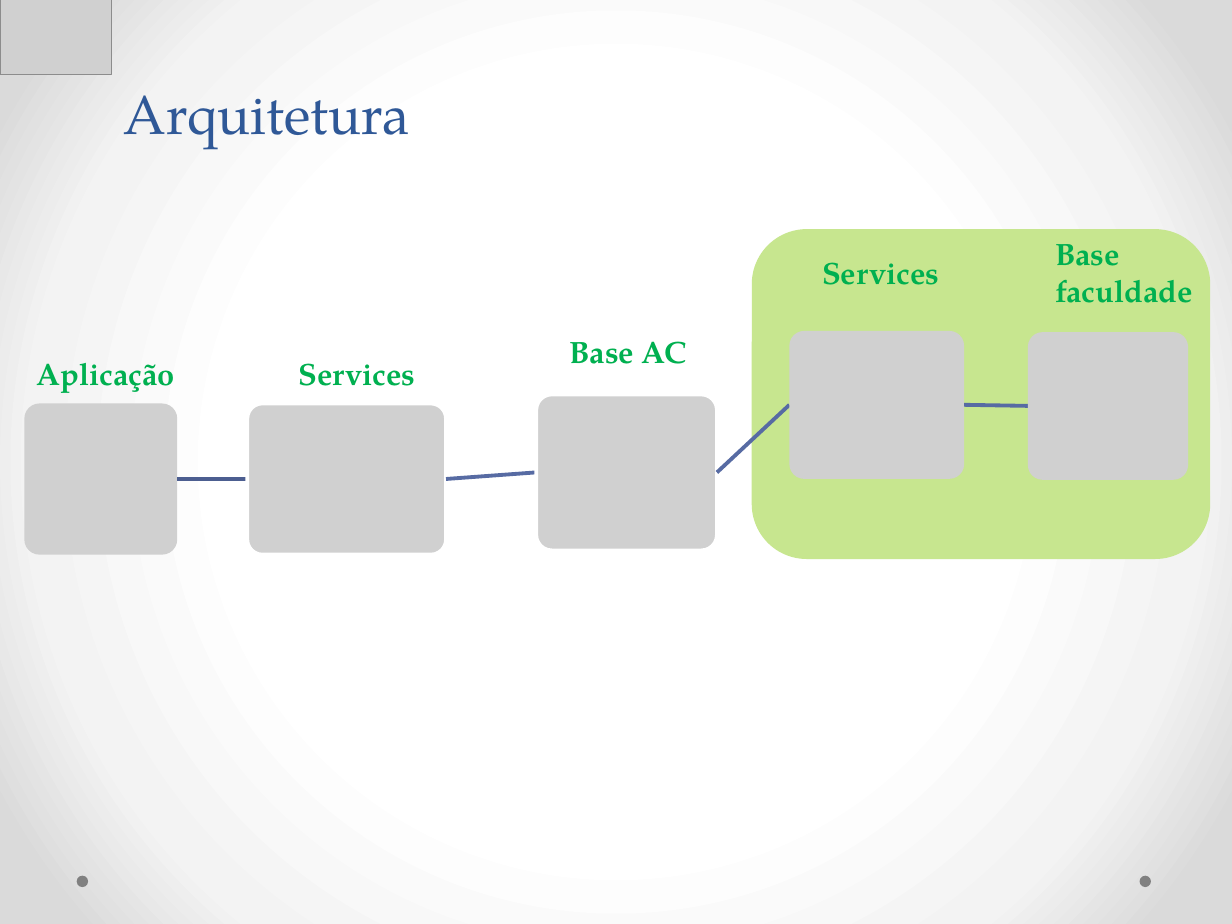
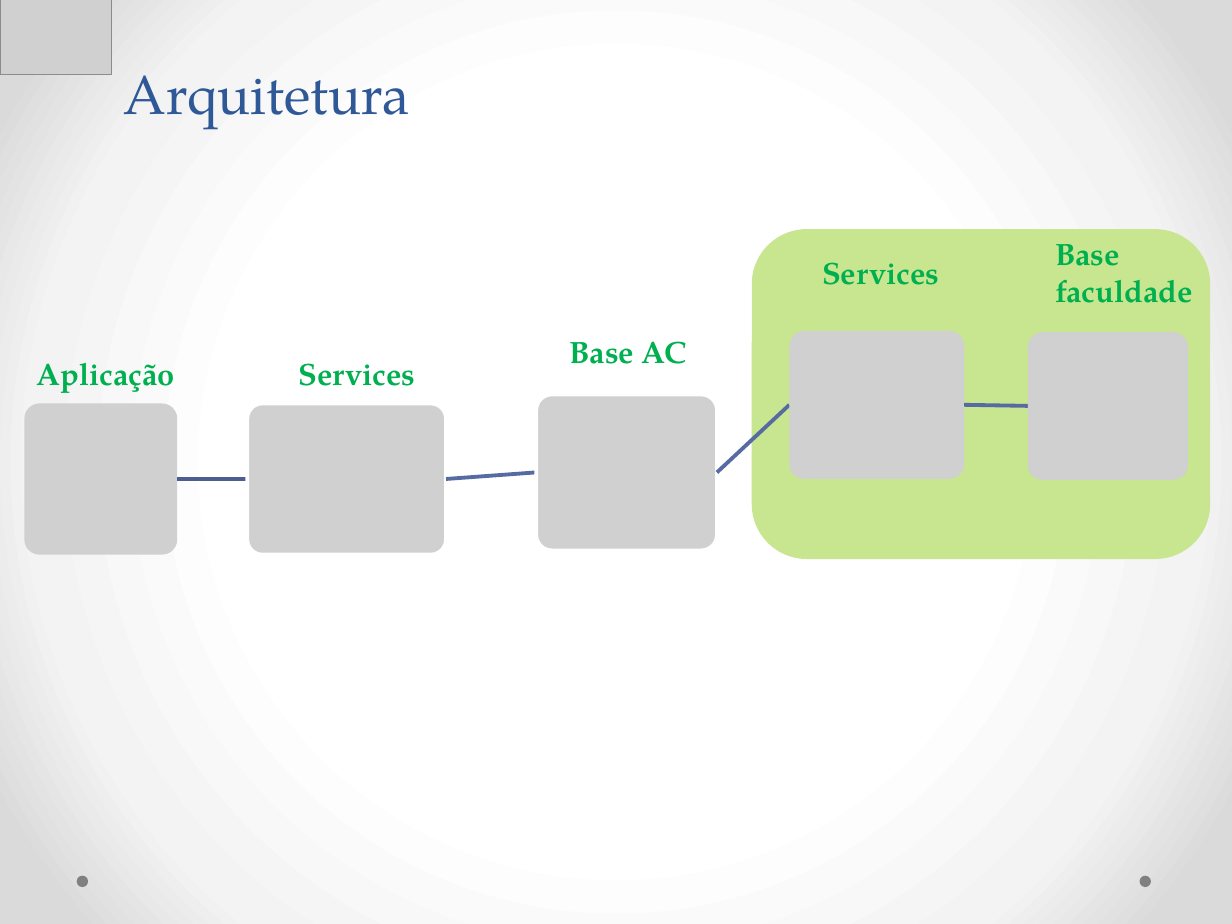
Before and after one commit to Neimarmg/TCC, a slide deck: slide 8 of Documentação final do projeto/Ppt-Final.pptx. Drawn at 1232x924 pixels with LibreOffice and Linux fonts; fonts in the diff are those of the drawing; grey boxes stand for pictures. Boxes give left, top, right and bottom in pixels: in the first picture for what was removed or moved away, otherwise in the second. Text is boxed around its words. In the diff, an @@ line names an element or a change of style, - is before the commit and + after.

```diff
--- a/Documentação final do projeto/Ppt-Final.pptx
+++ b/Documentação final do projeto/Ppt-Final.pptx
@@ title "Arquitetura": place and size @@
-title "Arquitetura" at bbox=[124, 95, 410, 150]
+title "Arquitetura" at bbox=[124, 75, 410, 130]
```
Also in this commit, not shown: 5 other slides changed.
